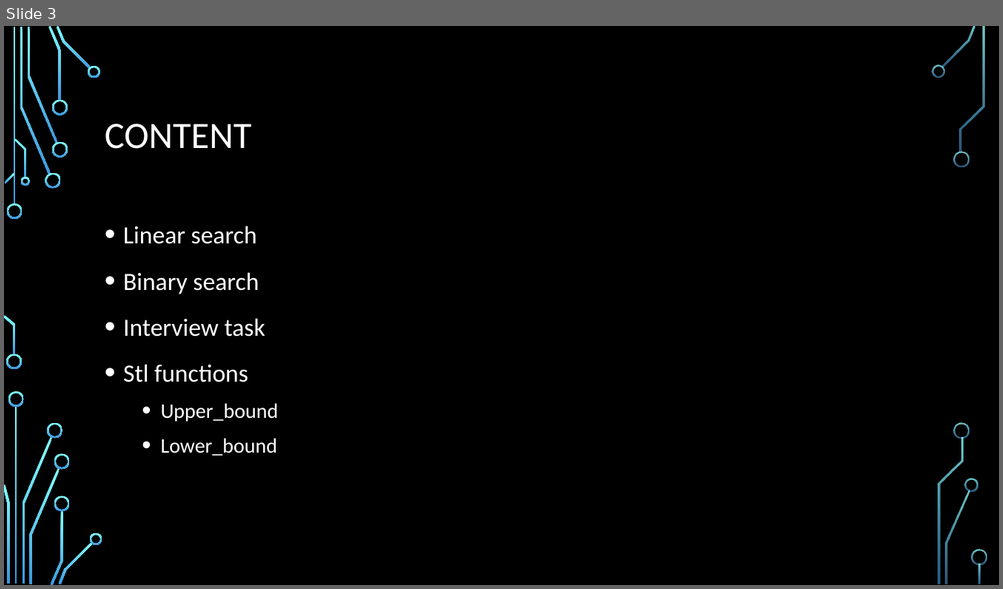
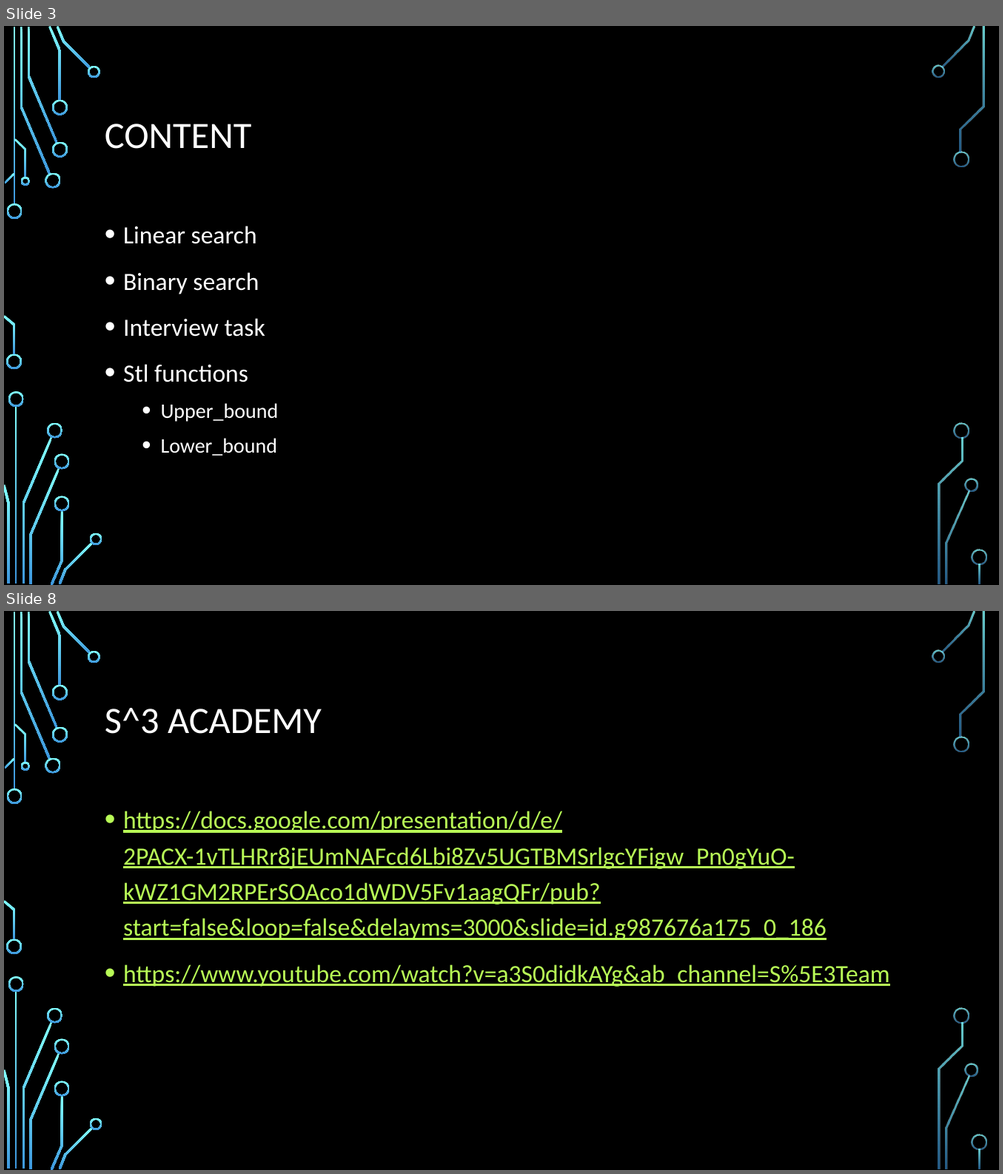
Before and after one commit to NaskoIT/SDA_2022-2023, a slide deck: 03_Seaching_Algorithms/Nasko/02_Searching_Algorithms.pptx. Shown one above the other, each under a label of ours: slide 3 before the commit, slides 3 and 8 after it; the slides between them are not shown. The pictures are 1003x589 and 1003x1174 pixels, drawn with LibreOffice and Linux fonts; fonts in the diff are those of the drawing; background and template pictures are left out. Boxes give left, top, right and bottom in pixels: in the first picture for what was removed or moved away, otherwise in the second. Text is boxed around its words. In the diff, an @@ line names an element or a change of style, - is before the commit and + after.

```diff
--- a/03_Seaching_Algorithms/Nasko/02_Searching_Algorithms.pptx
+++ b/03_Seaching_Algorithms/Nasko/02_Searching_Algorithms.pptx
@@ slide 8 added at (4, 611, 999, 1170), background picture (left out); not listed: 36 template elements that a slide beside it also shows @@
@@ title added at (105, 708, 321, 734), 36 pt, text #FFFFFF @@
+S^3 ACADEMY
@@ text added at (123, 811, 890, 987), 24 pt, text #B8FA56, underline @@
+• https://docs.google.com/presentation/d/e/2PACX-1vTLHRr8jEUmNAFcd6Lbi8Zv5UGTBMSrlgcYFigw_Pn0gYuO-kWZ1GM2RPErSOAco1dWDV5Fv1aagQFr/pub?start=false&loop=false&delayms=3000&slide=id.g987676a175_0_186
+• https://www.youtube.com/watch?v=a3S0didkAYg&ab_channel=S%5E3Team
```
Also in this commit, not shown: 4 other slides added, 5 other files.
